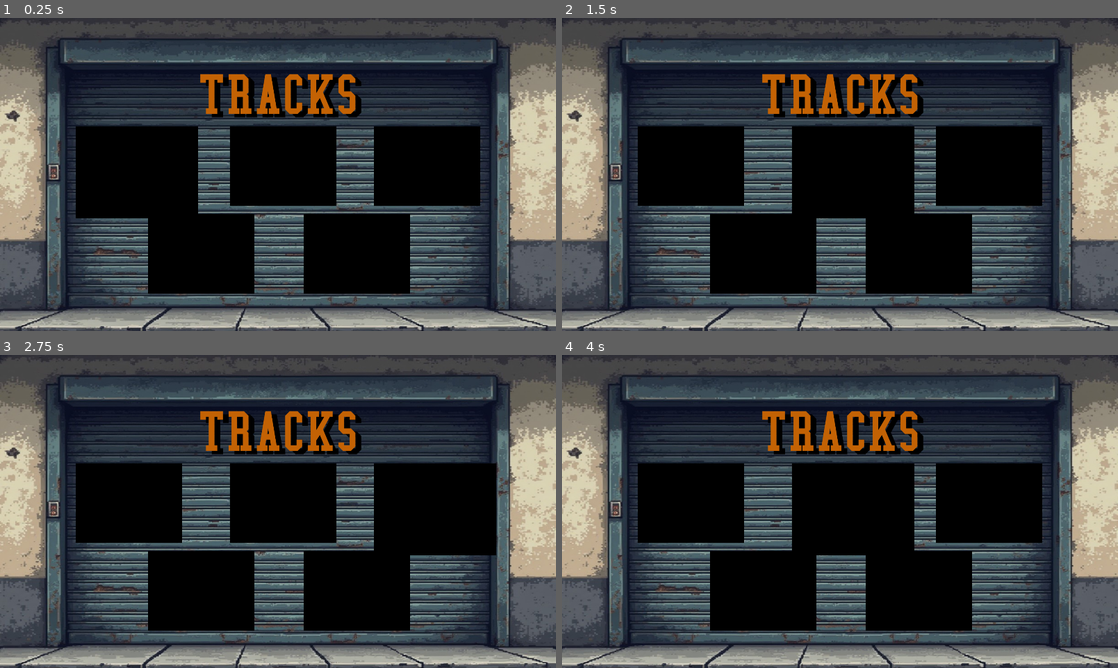
Above: before the commit, frames 1-4 (two rows, left to right).
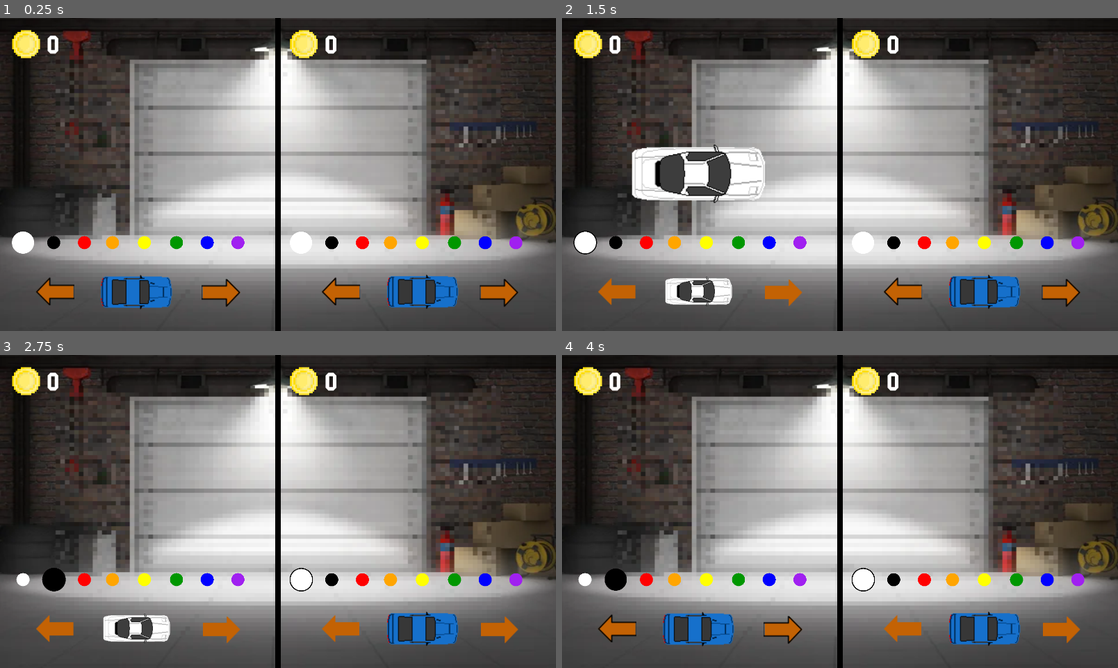
Above: after the commit, the same moments.

Repository: RoboFox031/BlazeShift
Game: Godot game, scene res://Scenes/UI/shop.tscn
Same seed, same stepped clock (60 frames per second), same inputs: the game is played once before the commit and once after it. Before the commit the project starts from res://Scenes/UI/trackSelection.tscn.
Inputs:
- Up to frame 1 (0.25 s): no input
- Up to frame 2 (1.5 s): tap Enter at 0.5 s; hold D (p1_right) 0.53-1.28 s; tap O (p1_start) at 0.6, 1.25 s; hold S (p1_down) from 1.28 s (still down); tap L (p1_x) at 1.35 s
- Up to frame 3 (2.75 s): tap O (p1_start) at 2 s; release S (p1_down) at 2.03 s; hold D (p1_right) from 2.03 s (still down); tap Down (p2_down) at 2.1 s
- Up to frame 4 (4 s): tap O (p1_start) at 2.75, 3.5 s; release D (p1_right) at 2.78 s; hold W (p1_up) 2.78-3.53 s; tap Left (p2_left) at 2.85 s; hold A (p1_left) from 3.53 s (still down); tap Right (p2_right) at 3.6 s

The runs differ from the first frame. In frame 1, 91% of the frame differs, in the area x 0-100%, y 0-100%; in frame 2, 91%; in frame 3, 91%; in frame 4, 91%.

Commit message:
updated garage
-added sprites for shop display

Diff:
--- a/Scenes/UI/shop.tscn
+++ b/Scenes/UI/shop.tscn
@@ -11,6 +11,13 @@
 [ext_resource type="Texture2D" uid="uid://cdienlvw5alel" path="res://Assets/Sprites/UI/whiteArrow.png" id="7_bjm5q"]
 [ext_resource type="Texture2D" uid="uid://c224p2kh502n0" path="res://Assets/Sprites/Cars/S13 Top View/S13 Top View-1.png.png" id="7_dyvlg"]
 [ext_resource type="Texture2D" uid="uid://eod83ktvte4" path="res://Assets/Sprites/UI/blackOutlineArrow.png" id="8_o1agm"]
+[ext_resource type="Texture2D" uid="uid://d2hbjs68q0ugx" path="res://Assets/Sprites/Cars/S13 Top View/S13 Top View Black-1.png.png" id="12_x1g26"]
+[ext_resource type="Texture2D" uid="uid://fpo273tufiul" path="res://Assets/Sprites/Cars/S13 Top View/S13 Top View Blue-1.png.png" id="13_xctc8"]
+[ext_resource type="Texture2D" uid="uid://buwolsp750jos" path="res://Assets/Sprites/Cars/S13 Top View/S13 Top View Green-1.png.png" id="14_txmes"]
+[ext_resource type="Texture2D" uid="uid://de205hu8i7omk" path="res://Assets/Sprites/Cars/S13 Top View/S13 Top View Orange-1.png.png" id="15_mk7hm"]
+[ext_resource type="Texture2D" uid="uid://cc5owaxv7q7do" path="res://Assets/Sprites/Cars/S13 Top View/S13 Top View Purple-1.png.png" id="16_0dwu0"]
+[ext_resource type="Texture2D" uid="uid://bo4u4cxkwef4t" path="res://Assets/Sprites/Cars/S13 Top View/S13 Top View Red-1.png.png" id="17_rqlhg"]
+[ext_resource type="Texture2D" uid="uid://bstvmj4gb6qmf" path="res://Assets/Sprites/Cars/S13 Top View/S13 Top View Yellow-1.png.png" id="18_a360l"]
 
 [sub_resource type="AtlasTexture" id="AtlasTexture_feg0u"]
 atlas = ExtResource("5_42t1h")
@@ -154,15 +161,43 @@
 "speed": 5.0
 }]
 
+[sub_resource type="AtlasTexture" id="AtlasTexture_lxe8m"]
+atlas = ExtResource("12_x1g26")
+region = Rect2(0, 0, 192, 192)
+
+[sub_resource type="AtlasTexture" id="AtlasTexture_mkwit"]
+atlas = ExtResource("13_xctc8")
+region = Rect2(0, 0, 192, 192)
+
+[sub_resource type="AtlasTexture" id="AtlasTexture_q62xc"]
+atlas = ExtResource("14_txmes")
+region = Rect2(0, 0, 192, 192)
+
+[sub_resource type="AtlasTexture" id="AtlasTexture_ha2lm"]
+atlas = ExtResource("15_mk7hm")
+region = Rect2(0, 0, 192, 192)
+
+[sub_resource type="AtlasTexture" id="AtlasTexture_5bl6t"]
+atlas = ExtResource("16_0dwu0")
+region = Rect2(0, 0, 192, 192)
+
+[sub_resource type="AtlasTexture" id="AtlasTexture_qq3e6"]
+atlas = ExtResource("17_rqlhg")
+region = Rect2(0, 0, 192, 192)
+
 [sub_resource type="AtlasTexture" id="AtlasTexture_rrosq"]
 atlas = ExtResource("7_dyvlg")
 region = Rect2(0, 0, 192, 192)
 
+[sub_resource type="AtlasTexture" id="AtlasTexture_cl0xu"]
+atlas = ExtResource("18_a360l")
+region = Rect2(0, 0, 192, 192)
+
 [sub_resource type="SpriteFrames" id="SpriteFrames_58y0j"]
 animations = [{
 "frames": [{
 "duration": 1.0,
-"texture": null
+"texture": SubResource("AtlasTexture_lxe8m")
 }],
 "loop": true,
 "name": &"black",
@@ -170,7 +205,7 @@
 }, {
 "frames": [{
 "duration": 1.0,
-"texture": null
+"texture": SubResource("AtlasTexture_mkwit")
 }],
 "loop": true,
 "name": &"blue",
@@ -178,7 +213,7 @@
 }, {
 "frames": [{
 "duration": 1.0,
-"texture": null
+"texture": SubResource("AtlasTexture_q62xc")
 }],
 "loop": true,
 "name": &"green",
@@ -186,7 +221,7 @@
 }, {
 "frames": [{
 "duration": 1.0,
-"texture": null
+"texture": SubResource("AtlasTexture_ha2lm")
 }],
 "loop": true,
 "name": &"orange",
@@ -194,7 +229,7 @@
 }, {
 "frames": [{
 "duration": 1.0,
-"texture": null
+"texture": SubResource("AtlasTexture_5bl6t")
 }],
 "loop": true,
 "name": &"purple",
@@ -202,7 +237,7 @@
 }, {
 "frames": [{
 "duration": 1.0,
-"texture": null
+"texture": SubResource("AtlasTexture_qq3e6")
 }],
 "loop": true,
 "name": &"red",
@@ -218,7 +253,7 @@
 }, {
 "frames": [{
 "duration": 1.0,
-"texture": null
+"texture": SubResource("AtlasTexture_cl0xu")
 }],
 "loop": true,
 "name": &"yellow",
@@ -588,7 +623,7 @@
 rotation = 1.5708
 scale = Vector2(4.5, 4.5)
 sprite_frames = SubResource("SpriteFrames_14jb5")
-animation = &"orange"
+animation = &"green"
 
 [node name="pOneCarTwoFinal" type="AnimatedSprite2D" parent="."]
 visible = false
@@ -604,7 +639,7 @@
 rotation = 3.14159
 scale = Vector2(4, 4)
 sprite_frames = SubResource("SpriteFrames_58y0j")
-animation = &"black"
+animation = &"yellow"
 
 [node name="pTwoCarOneFinal" type="AnimatedSprite2D" parent="."]
 position = Vector2(1319, 589)
@@ -627,4 +662,4 @@
 rotation = 3.14159
 scale = Vector2(4, 4)
 sprite_frames = SubResource("SpriteFrames_58y0j")
-animation = &"green"
+animation = &"red"
--- /dev/null
+++ b/Scenes/UI/track_selection.tscn
@@ -0,0 +1,65 @@
+[gd_scene load_steps=4 format=3 uid="uid://di3oneskue81h"]
+
+[ext_resource type="Script" path="res://Scripts/UI/trackSelection.gd" id="1_orx78"]
+[ext_resource type="Texture2D" uid="uid://c1gax1lttiuyu" path="res://Assets/Sprites/UI/titleScreenBackground.png" id="2_cmn5v"]
+[ext_resource type="FontFile" uid="uid://du1ji46cwnufr" path="res://Assets/Fonts/college/collegec.ttf" id="3_x4n2t"]
+
+[node name="trackSelection" type="Node2D"]
+script = ExtResource("1_orx78")
+
+[node name="background" type="Sprite2D" parent="."]
+position = Vector2(960, 540)
+scale = Vector2(1.57895, 1.29808)
+texture = ExtResource("2_cmn5v")
+metadata/_edit_lock_ = true
+
+[node name="titleLabel" type="Label" parent="."]
+offset_right = 1920.0
+offset_bottom = 529.0
+size_flags_horizontal = 0
+theme_override_colors/font_color = Color(0.765026, 0.384565, 0.0148376, 1)
+theme_override_colors/font_shadow_color = Color(0, 0, 0, 1)
+theme_override_constants/shadow_offset_x = 20
+theme_override_constants/shadow_offset_y = 11
+theme_override_fonts/font = ExtResource("3_x4n2t")
+theme_override_font_sizes/font_size = 200
+text = "TRACKS
+"
+horizontal_alignment = 1
+vertical_alignment = 1
+metadata/_edit_lock_ = true
+
+[node name="mapOne" type="ColorRect" parent="."]
+offset_left = 262.0
+offset_top = 374.0
+offset_right = 629.5
+offset_bottom = 649.0
+color = Color(0, 0, 0, 1)
+
+[node name="mapTwo" type="ColorRect" parent="."]
+offset_left = 794.0
+offset_top = 374.0
+offset_right = 1161.5
+offset_bottom = 649.0
+color = Color(0, 0, 0, 1)
+
+[node name="mapThree" type="ColorRect" parent="."]
+offset_left = 1291.0
+offset_top = 374.0
+offset_right = 1658.5
+offset_bottom = 649.0
+color = Color(0, 0, 0, 1)
+
+[node name="mapFour" type="ColorRect" parent="."]
+offset_left = 512.0
+offset_top = 676.0
+offset_right = 879.5
+offset_bottom = 951.0
+color = Color(0, 0, 0, 1)
+
+[node name="mapFive" type="ColorRect" parent="."]
+offset_left = 1048.0
+offset_top = 676.0
+offset_right = 1415.5
+offset_bottom = 951.0
+color = Color(0, 0, 0, 1)
--- a/project.godot
+++ b/project.godot
@@ -11,7 +11,7 @@
 [application]
 
 config/name="Blaze Shift"
-run/main_scene="res://Scenes/UI/trackSelection.tscn"
+run/main_scene="res://Scenes/UI/shop.tscn"
 config/features=PackedStringArray("4.3", "GL Compatibility")
 config/icon="res://icon.svg"
 
Not shown, added: Assets/Sprites/Cars/S13 Top View/S13 Top View Black-1.png.png.import
Not shown, added: Assets/Sprites/Cars/S13 Top View/S13 Top View Blue-1.png.png.import
Not shown, added: Assets/Sprites/Cars/S13 Top View/S13 Top View Green-1.png.png.import
Not shown, added: Assets/Sprites/Cars/S13 Top View/S13 Top View Orange-1.png.png.import
Not shown, added: Assets/Sprites/Cars/S13 Top View/S13 Top View Purple-1.png.png.import
Not shown, added: Assets/Sprites/Cars/S13 Top View/S13 Top View Red-1.png.png.import
Not shown, added: Assets/Sprites/Cars/S13 Top View/S13 Top View White-1.png.png.import
Not shown, added: Assets/Sprites/Cars/S13 Top View/S13 Top View Yellow-1.png.png.import
Not shown, removed: Assets/Sprites/Cars/desktop.ini
Not shown: 1 places in Scenes/UI/shop.tscn that only renumber resources
